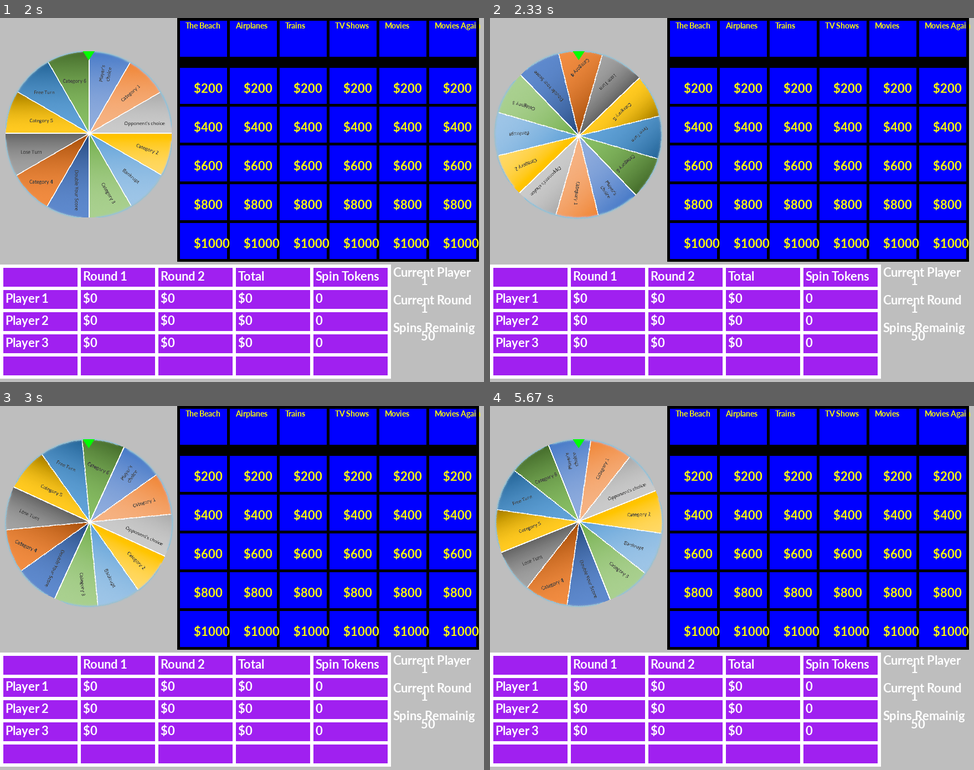
Above: before the commit, frames 1-4 (two rows, left to right).
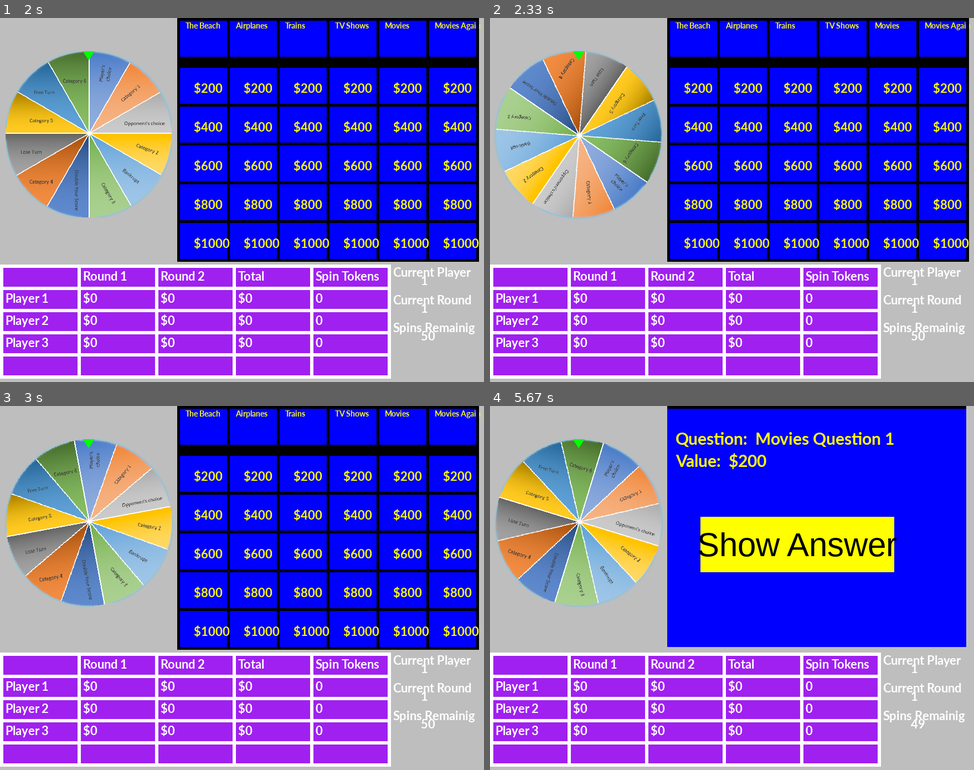
Above: after the commit, the same moments.

Repository: jlherget/TeamH_WheelOfJeopardy
Game: pygame game, started from src/woj.py
Two runs of this game, one before a commit and one after it. Both use one fixed random seed, a clock stepped at 60 frames per second and the inputs below.
Inputs (mouse positions are in pixels of both pictures, inside the frame that each line leads up to):
- Up to frame 1 (2 s): click "START" at 0.38 s; tap 1 at 0.67 s; click (116, 192) at 1.05 s; click (87, 265) at 1.38 s; click (251, 90) at 1.72 s
- Up to frame 2 (2.33 s): tap Space at 2 s
- Up to frame 3 (3 s): click (203, 460) at 2.38 s; tap Space at 2.67 s
- Up to frame 4 (5.67 s): click (698, 679) at 3.62 s; click (567, 588) at 3.95 s; click (732, 733) at 4.28 s; click (741, 460) at 4.95 s; click (635, 606) at 5.28 s; click (886, 500) at 5.62 s

Frame 1 is identical in both runs. In frame 2, 6.7% of the frame differs, in the area x 0-36%, y 8-56%; in frame 3, 12%; in frame 4, 28%, in the area x 1-100%, y 0-89%.

Commit message:
Re-implement wheel spinning

Diff:
--- a/src/wheel.py
+++ b/src/wheel.py
@@ -6,8 +6,7 @@
 
 class Wheel():
 
-    WHEEL_SPIN_ACC          = 0.02
-    WHEEL_SPIN_ANG_VEL_INIT = -5
+    WHEEL_SPIN_ACC          = 180
 
     def __init__(self, app):
         self.app            = app
@@ -15,8 +14,6 @@
         self.spinnable      = False
         self.angle          = 0
         self.angle_vel      = 0
-        self.angle_acc      = 0
-        self.prev_angle_vel = 0
 
     def enableSpin(self):
         self.spinnable = True
@@ -28,20 +25,25 @@
 
          # If the wheel is spinning, update the image angle
         if self.angle_vel != 0:
-            self.angle           += self.angle_vel
-            self.prev_angle_vel   = self.angle_vel
-            self.angle_vel       += self.WHEEL_SPIN_ACC + random.randrange(0, 1)/10000
+            current_time = pygame.time.get_ticks()
+            dt = (current_time - self.start_spin_time) / 1000 # Convert from ms to seconds
 
-            # Check if the wheel has stopped (i.e. velocity sign changes)
-            if self.angle_vel == 0 or math.copysign(self.angle_vel, self.prev_angle_vel) != self.angle_vel:
+            # angular velocity (to detect when spinning has stopped)
+            # w = alpha * dt   (w_0 is 0)
+            self.angle_vel = self.angle_vel_start + self.angle_accel * dt #+ random.randrange(0, 1)/10000
+
+            # angular position
+            # theta = theta_0 + w_0 * dt + alpha/2 * dt^2
+            self.angle = self.angle_start + self.angle_vel_start * dt + (self.angle_accel/ 2) * dt**2
+            self.angle %= 360
+
+            # Check if the wheel has stopped (i.e. velocity sign goes positive)
+            if self.angle_vel >= 0:
                 self.angle_vel = 0
                 sector = math.floor(self.angle / (360 / 12))
 
                 print("SPIN COMPLETED, SENDING SECTOR %i TO MAIN" % sector)
                 self.app.wheelResult(sector)
-
-            # Keep angle between 0 and 360
-            self.angle %= 360
 
         self.ui.Draw(screen)
 
@@ -53,8 +55,12 @@
         # Start spinning the wheel, if it's not already spinning and
         # we are allowed to spin it
         if self.spinnable == True and self.angle_vel == 0:
-            print("SPINNING WHEEL")
-            self.angle_vel = random.randrange(-10, -6)
+            self.start_spin_time  = pygame.time.get_ticks()
+            self.angle_start      = self.angle
+            self.angle_vel_start  = random.uniform(-700, -400)
+            self.angle_vel        = self.angle_vel_start
+            self.angle_accel      = random.uniform(140, 100)
+            print("SPINNING WHEEL - VEL %f ACC %f" % (self.angle_vel, self.angle_accel))
 
 class WheelUI():
     TRIANGLE_WIDTH  = 20
